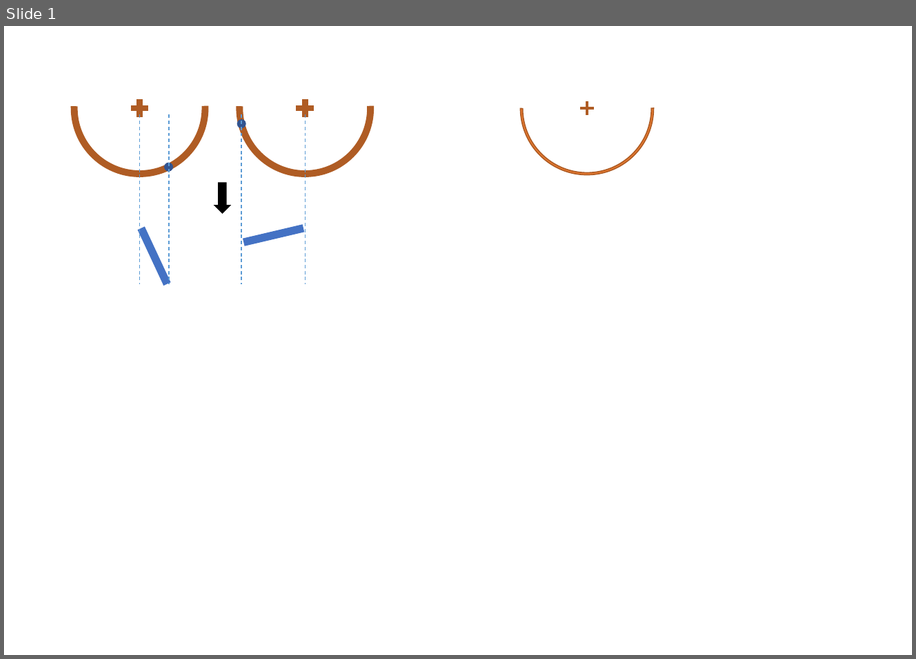
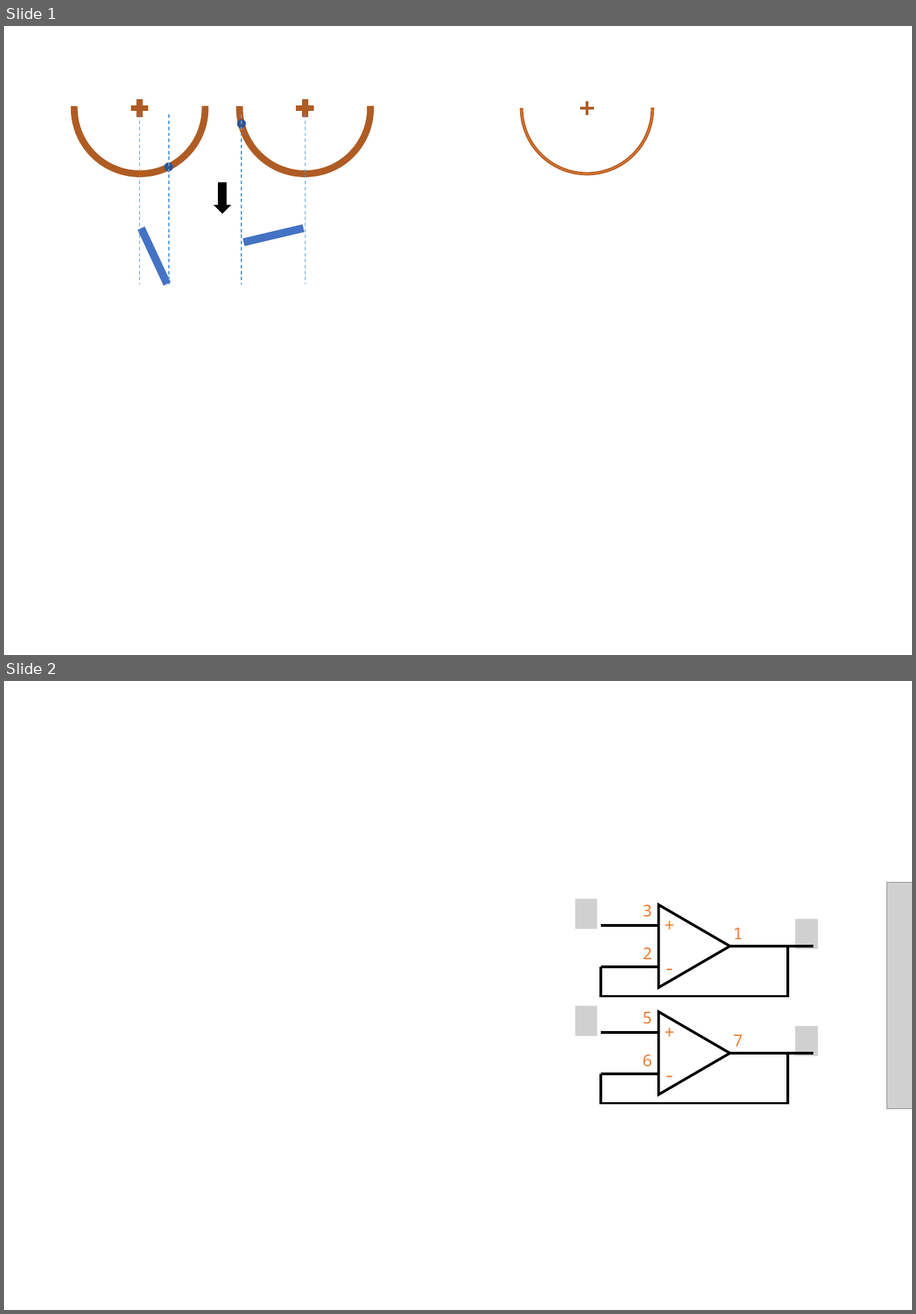
Before and after one commit to samuelwilliams413/METR4901, a slide deck: Report/FuncDecomp.pptx. Shown one above the other, each under a label of ours: slide 1 before the commit, slides 1 and 2 after it. The pictures are 916x659 and 916x1314 pixels, drawn with LibreOffice and Linux fonts; fonts in the diff are those of the drawing; grey boxes stand for pictures. Boxes give left, top, right and bottom in pixels: in the first picture for what was removed or moved away, otherwise in the second. Text is boxed around its words. In the diff, an @@ line names an element or a change of style, - is before the commit and + after.

```diff
--- a/Report/FuncDecomp.pptx
+++ b/Report/FuncDecomp.pptx
@@ slide 2 added at (4,681,912,1310), background #FFFFFF @@
@@ group added at (576,882,912,1109): 10 texts, 6 lines, 5 pictures, 2 triangles, 2 elbow lines @@
++
+-
+3
+2
+1
++
+-
+5
+6
+7
```
Also in this commit, not shown: 1 slide removed, 2 other files.
